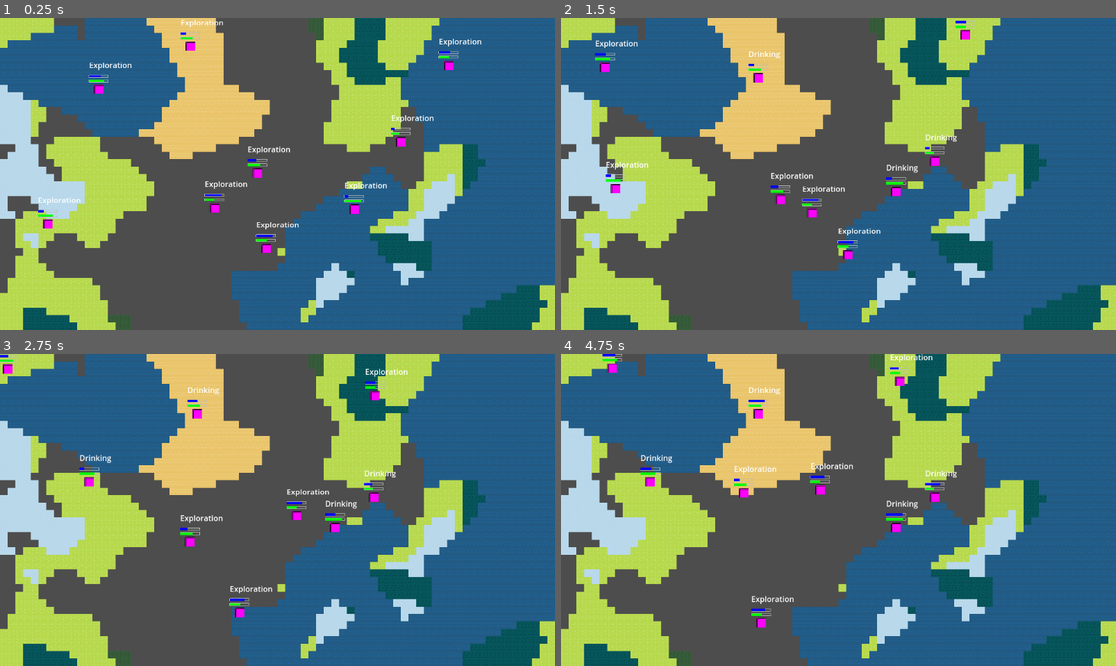
Above: before the commit, frames 1-4 (two rows, left to right).
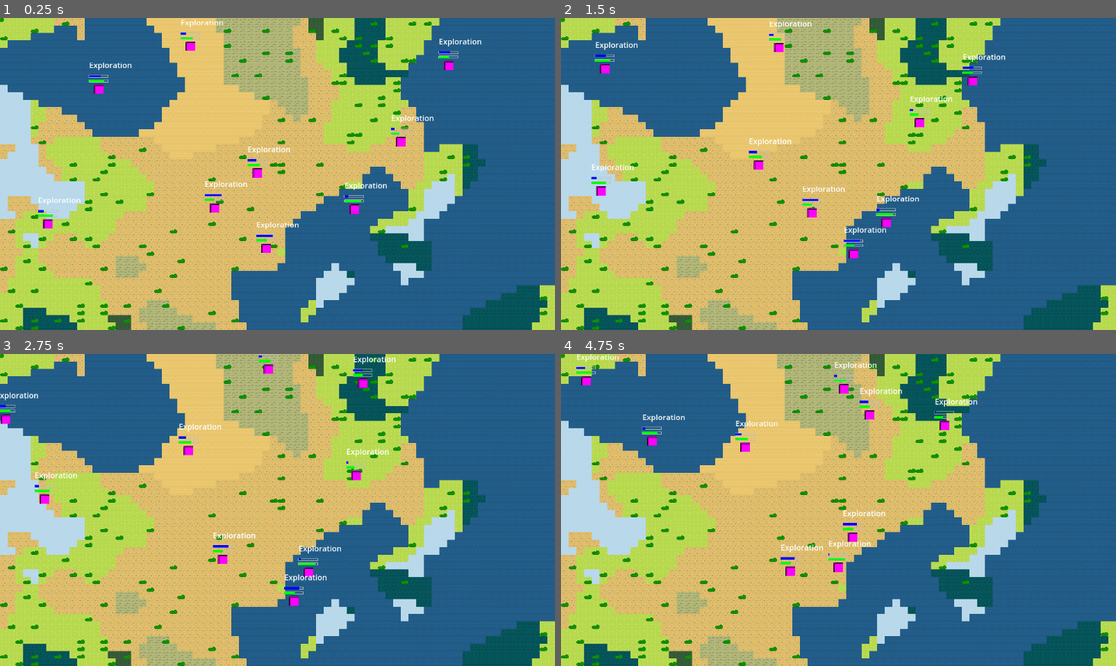
Above: after the commit, the same moments.

Repository: OnasChaturvedi/mini-jam-evolution
Game: Godot game, scene res://scenes/main.tscn
The game is run twice, just before and just after one commit, with the same random seed, the same clock (stepped at 60 frames per second) and the same inputs. This scene is started directly instead of the project's main scene.
Inputs:
- Up to frame 1 (0.25 s): no input
- Up to frame 2 (1.5 s): no input
- Up to frame 3 (2.75 s): no input
- Up to frame 4 (4.75 s): no input

The runs differ from the first frame. In frame 1, 31% of the frame differs, in the area x 0-99%, y 0-100%; in frame 2, 33%; in frame 3, 33%; in frame 4, 33%.

Commit message:
Adapted improved terrain generation feature to new main project structure

Diff:
--- a/project.godot
+++ b/project.godot
@@ -11,7 +11,7 @@
 [application]
 
 config/name="EpochsofError"
-run/main_scene="uid://bmqor5h1q23pw"
+run/main_scene="uid://c4c6gs01cvtfg"
 config/features=PackedStringArray("4.4", "Forward Plus")
 config/icon="res://icon.svg"
 
--- a/scenes/main.tscn
+++ b/scenes/main.tscn
@@ -1,30 +1,27 @@
-[gd_scene load_steps=7 format=3 uid="uid://c4c6gs01cvtfg"]
+[gd_scene load_steps=8 format=3 uid="uid://c4c6gs01cvtfg"]
 
 [ext_resource type="Script" uid="uid://b6ea25cds57ci" path="res://scripts/world.gd" id="1_0wfyh"]
-[ext_resource type="Texture2D" uid="uid://bbkdynlg3qcg5" path="res://resources/Tilesetplus.png" id="2_sugp2"]
+[ext_resource type="PackedScene" uid="uid://c2lbuipkhgatn" path="res://scenes/bush.tscn" id="2_jyhfs"]
+[ext_resource type="Texture2D" uid="uid://dmh0jwqovgr54" path="res://resources/TilesetV3.png" id="3_jyhfs"]
 [ext_resource type="PackedScene" uid="uid://cfva7i8vpovtj" path="res://scenes/creature.tscn" id="3_sugp2"]
 
-[sub_resource type="TileSetAtlasSource" id="TileSetAtlasSource_rnjyy"]
-texture = ExtResource("2_sugp2")
+[sub_resource type="TileSetAtlasSource" id="TileSetAtlasSource_tbgi4"]
+texture = ExtResource("3_jyhfs")
 0:0/0 = 0
-0:0/0/custom_data_0 = "water"
 1:0/0 = 0
-1:0/0/custom_data_0 = "snow"
 2:0/0 = 0
-2:0/0/custom_data_0 = "dark_grass"
 0:1/0 = 0
-0:1/0/custom_data_0 = "light_grass"
 1:1/0 = 0
-1:1/0/custom_data_0 = "food"
 2:1/0 = 0
-2:1/0/custom_data_0 = "sand"
 0:2/0 = 0
-0:2/0/custom_data_0 = "forest"
+1:2/0 = 0
+2:2/0 = 0
+0:3/0 = 0
 
 [sub_resource type="TileSet" id="TileSet_0jgge"]
 custom_data_layer_0/name = "terrain_type"
 custom_data_layer_0/type = 4
-sources/1 = SubResource("TileSetAtlasSource_rnjyy")
+sources/1 = SubResource("TileSetAtlasSource_tbgi4")
 
 [sub_resource type="WorldBoundaryShape2D" id="WorldBoundaryShape2D_sugp2"]
 distance = 1.0
@@ -36,6 +33,7 @@
 world_width = 100
 world_height = 100
 tile_map_node = NodePath("Terrain")
+bush_scene = ExtResource("2_jyhfs")
 seed = 53
 
 [node name="Terrain" type="TileMapLayer" parent="World"]
@@ -120,3 +118,5 @@
 position = Vector2(1151, 336)
 rotation = -1.5708
 shape = SubResource("WorldBoundaryShape2D_sugp2")
+
+[node name="Bush" parent="." instance=ExtResource("2_jyhfs")]
